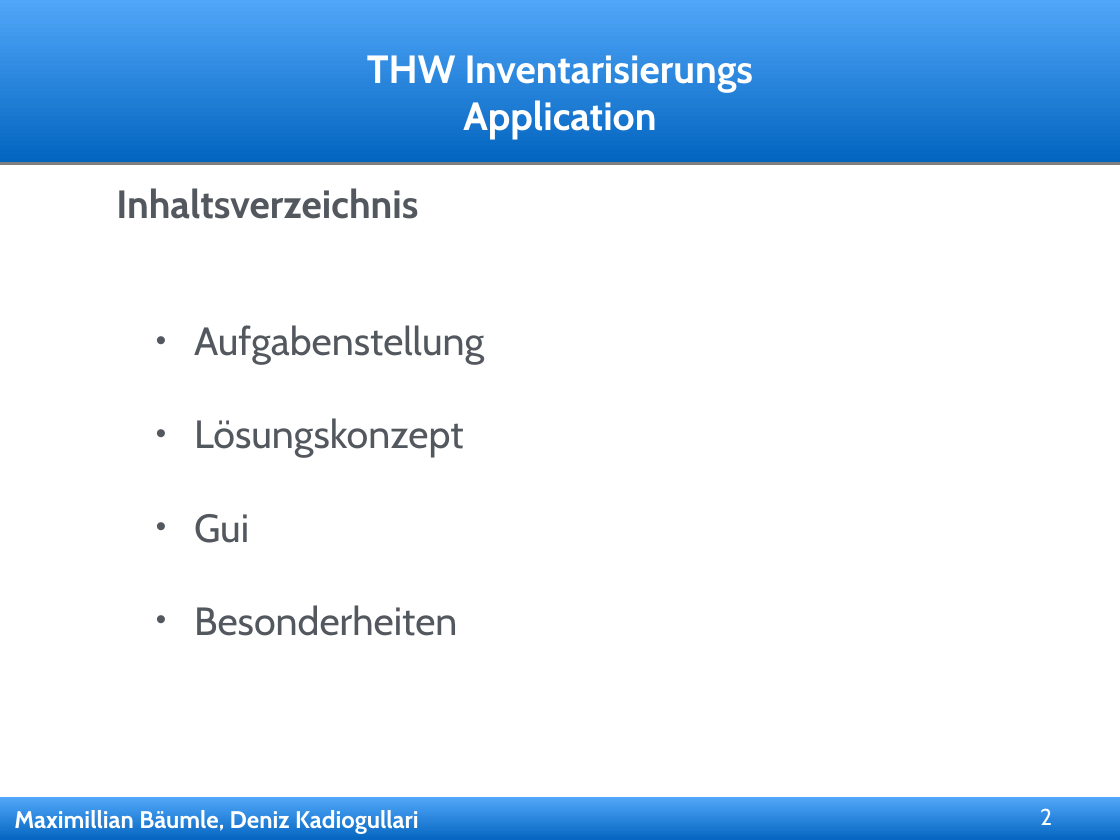
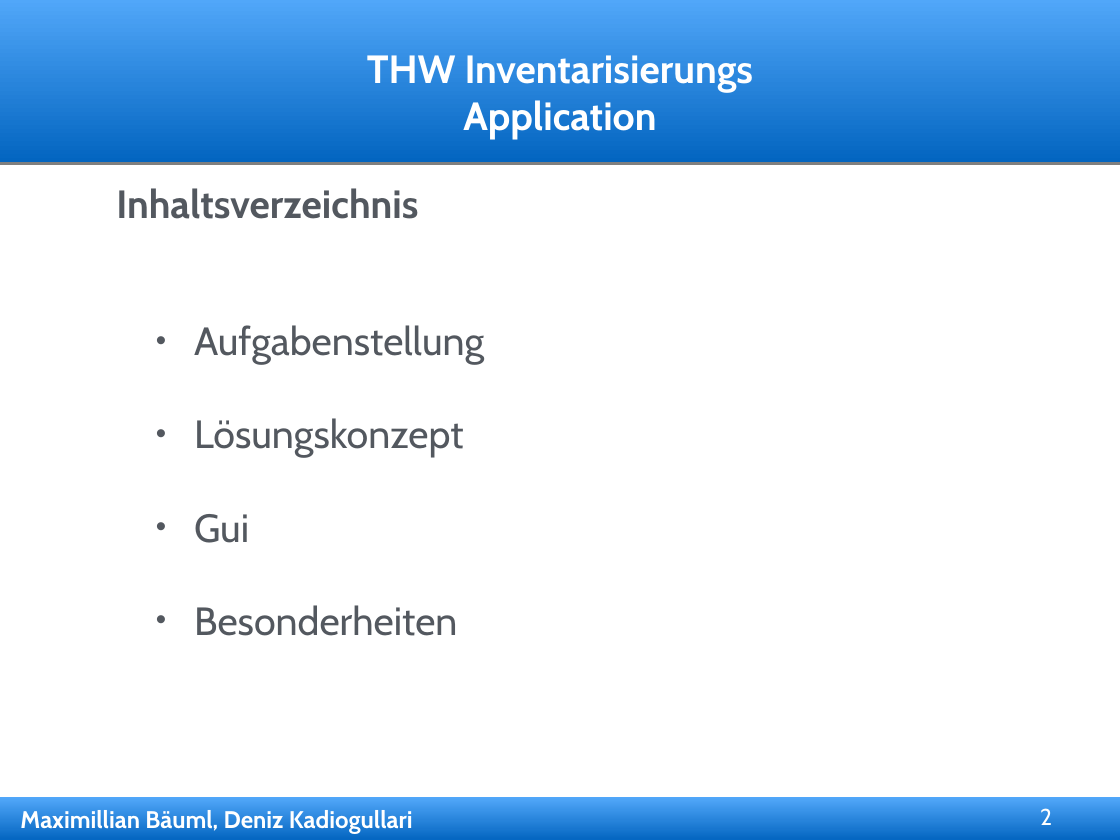
Before and after one commit to dkadio/thwapp, a slide deck: slide 2 of präsentation/thw_präsi.ppt. Drawn at 1120x840 pixels with LibreOffice and Linux fonts; fonts in the diff are those of the drawing; background and template pictures are left out. Boxes give left, top, right and bottom in pixels: in the first picture for what was removed or moved away, otherwise in the second. Text is boxed around its words. In the diff, an @@ line names an element or a change of style, - is before the commit and + after.

```diff
--- a/präsentation/thw_präsi.ppt
+++ b/präsentation/thw_präsi.ppt
@@ text in free at box(20, 810, 413, 834): text changed @@
-Maximillian Bäumle, Deniz Kadiogullari
+Maximillian Bäuml, Deniz Kadiogullari
```
Also in this commit, not shown: 10 other slides changed, 3 slides added, 4 slides removed, 1 other file.
